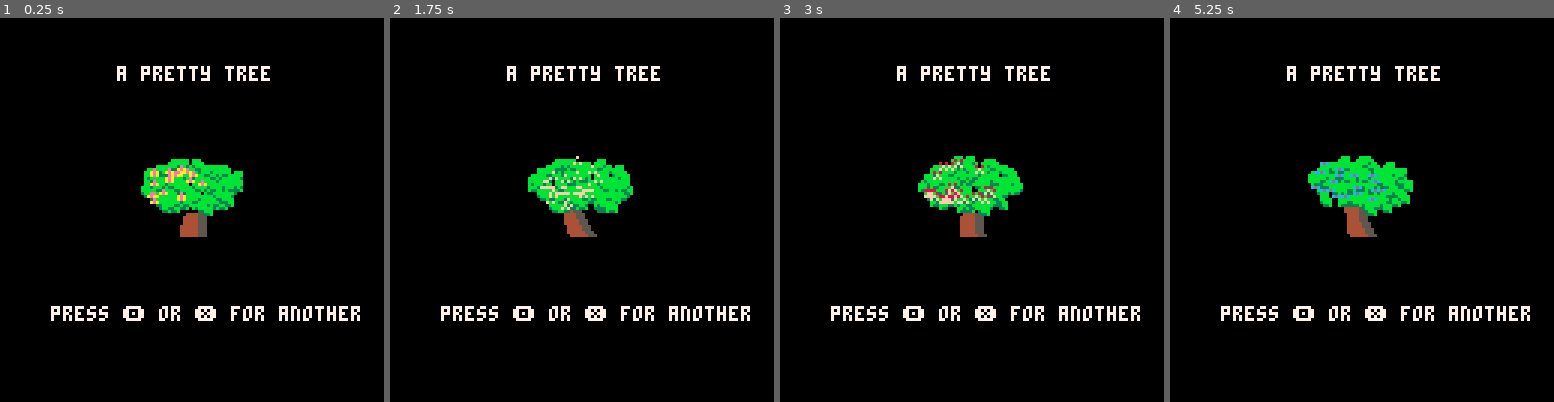
Above: before the commit, frames 1-4 (left to right).
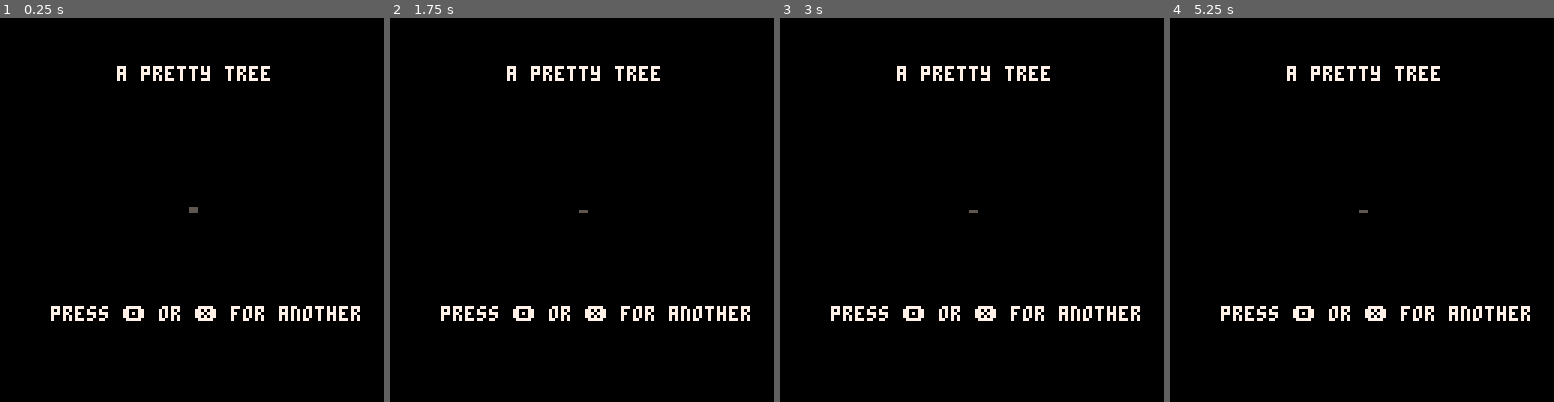
Above: after the commit, the same moments.

Repository: DeCarabas/pico_carts
Game: PICO-8 cartridge garbage_tree.p8
Two runs of this game, one before a commit and one after it. Both use one fixed random seed, a clock stepped at 60 frames per second and the inputs below.
Inputs:
- Up to frame 1 (0.25 s): no input
- Up to frame 2 (1.75 s): tap X (X key) at 0.33, 1.07 s; tap O (Z key) at 0.7, 1.7 s
- Up to frame 3 (3 s): tap X (X key) at 1.85, 2.97 s; tap O (Z key) at 2.1, 2.5, 2.9 s
- Up to frame 4 (5.25 s): tap O (Z key) every 0.4 s from 3.3 to 4.9 s; tap X (X key) at 4.08, 5.2 s

The runs differ from the first frame. In frame 1, 3.4% of the frame differs, in the area x 36-64%, y 36-58%; in frame 2, 3.4%; in frame 3, 3.3%; in frame 4, 3.4%, in the area x 35-64%, y 35-58%.

Commit message:
Clean tree

Diff:
--- a/garbage_tree.p8
+++ b/garbage_tree.p8
@@ -1,5 +1,5 @@
 pico-8 cartridge // http://www.pico-8.com
-version 29
+version 35
 __lua__
 -- "a pretty tree"
 -- by john doty
@@ -11,10 +11,17 @@
 function _init()
 end
 
+local bug_age=0
+
 function _update()
- if btnp(❎) or btnp(🅾️) or the_tree==nil then
+ if btnp(❎) or btnp(🅾️) then
+  the_tree=nil
+  bug_age=0
+ end
+ if the_tree==nil then
   the_tree=tree:new()
  end
+ bug_age=mid(bug_age+0.01,0,1)
 end
 
 function princ(txt,y,col)
@@ -25,7 +32,7 @@
 function _draw()
  cls()
  princ("a pretty tree", 16, 7)
- the_tree:draw(64,64)
+ the_tree:draw(64,64,bug_age)
  princ("press 🅾️ or ❎ for another", 96, 7)
 end
 -->8
@@ -44,8 +51,8 @@
  end
 
  -- squish the branches into the
- -- upper half and move them to the
- -- starting point.
+ -- upper half and move them to
+ -- the starting point.
  local delta=(0.5-rnd())/2
  for l in all(s) do
   l[1].x+=delta
@@ -85,6 +92,9 @@
  return setmetatable(f,{__index=self})
 end
 
+-- fill a quadrilateral with
+-- slanty sides but flat tops
+-- and bottoms.
 function fill_quad(
  xul,xur,ytop,xll,xlr,ybot)
  local h=ybot-ytop
@@ -101,11 +111,18 @@
  end
 end
 
-function tree:draw(x,y)
+-- draw with x,y centered at
+-- bottom of trunk?
+function tree:draw(x,y,age)
  local lx,ly
 
  local w,h=16,16
- x-=w/2 y-=h/2
+
+	-- full width/height at 0.5
+	local af=mid(age/0.5,0,1)
+ w*=af h*=af
+ x-=flr(w/2) y-=flr(h) -- upper-left?
+
  for l in all(self.skeleton) do
   local tw=(1-l[2].y)*w*0.5
   local top_x=x+flr(l[2].x*w)
@@ -114,17 +131,38 @@
   local bw=(1-l[1].y)*w*0.5
   local bot_x=x+flr(l[1].x*w)
   local bot_y=y+flr(h-l[1].y*h)
-  fill_quad(
-   flr(top_x-tw/2),ceil(top_x+tw/2),top_y,
-   flr(bot_x-bw/2),ceil(bot_x+bw/2),bot_y)
- end
-
- for pt in all(self.leaves) do
-  lx=4+x+pt[1]*w
-  ly=y-4+pt[2]*h/2
+  if tw and bw then
+   fill_quad(
+    flr(top_x-tw/2),ceil(top_x+tw/2),top_y,
+    flr(bot_x-bw/2),ceil(bot_x+bw/2),bot_y)
+  end
+ end
+
+	-- leaves from 0.2 to 0.6
+	local leaf_cnt=#self.leaves
+	leaf_cnt=flr(mid(
+	 leaf_cnt*((age-0.2)/0.4),
+	 0,
+	 leaf_cnt))
+
+	local leaf_i
+	for leaf_i=1,leaf_cnt-1 do
+	 local pt=self.leaves[leaf_i]
+  lx=(4*af)+x+pt[1]*w
+  ly=y-(4*af)+pt[2]*h/2
   spr(pt.spr,lx,ly)
  end
- for pt in all(self.flowers) do
+
+	-- flowers from 0.4 to 1.0
+	local flower_cnt=#self.flowers
+	flower_cnt=flr(mid(
+	 flower_cnt*((age-0.4)/0.6),
+	 0,
+	 flower_cnt))
+
+ local flower_i
+ for flower_i=1,flower_cnt-1 do
+  local pt=self.flowers[flower_i]
   lx=x+(w/4)+pt[1]*w*0.75
   ly=y-pt[2]*h/2
   self.flower:draw(lx,ly,1)
@@ -185,6 +223,8 @@
  return a+(b-a)*t
 end
 
+-- random point within a unit
+-- circle
 function rndc()
  local x,y=-1,-1
  while sqrt(x*x+y*y)>1 do
--- a/untitled.p8
+++ /dev/null
@@ -1,18 +0,0 @@
-pico-8 cartridge // http://www.pico-8.com
-version 32
-__lua__
-function _init()
-end
-
-function _update()
-end
-
-function _draw()
-end
-__gfx__
-00000000000000000000000000000000000000000000000000000000000000000000000000000000000000000000000000000000000000000000000000000000
-00000000000000000000000000000000000000000000000000000000000000000000000000000000000000000000000000000000000000000000000000000000
-00700700000000000000000000000000000000000000000000000000000000000000000000000000000000000000000000000000000000000000000000000000
-00077000000000000000000000000000000000000000000000000000000000000000000000000000000000000000000000000000000000000000000000000000
-00077000000000000000000000000000000000000000000000000000000000000000000000000000000000000000000000000000000000000000000000000000
-00700700000000000000000000000000000000000000000000000000000000000000000000000000000000000000000000000000000000000000000000000000
